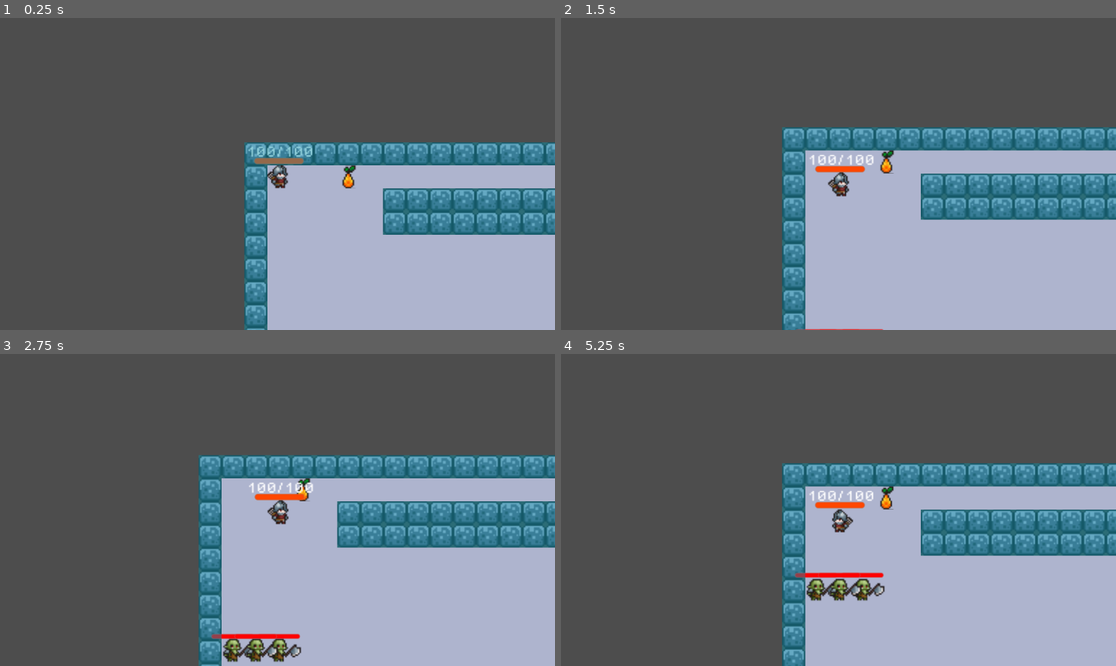
Above: before the commit, frames 1-4 (two rows, left to right).
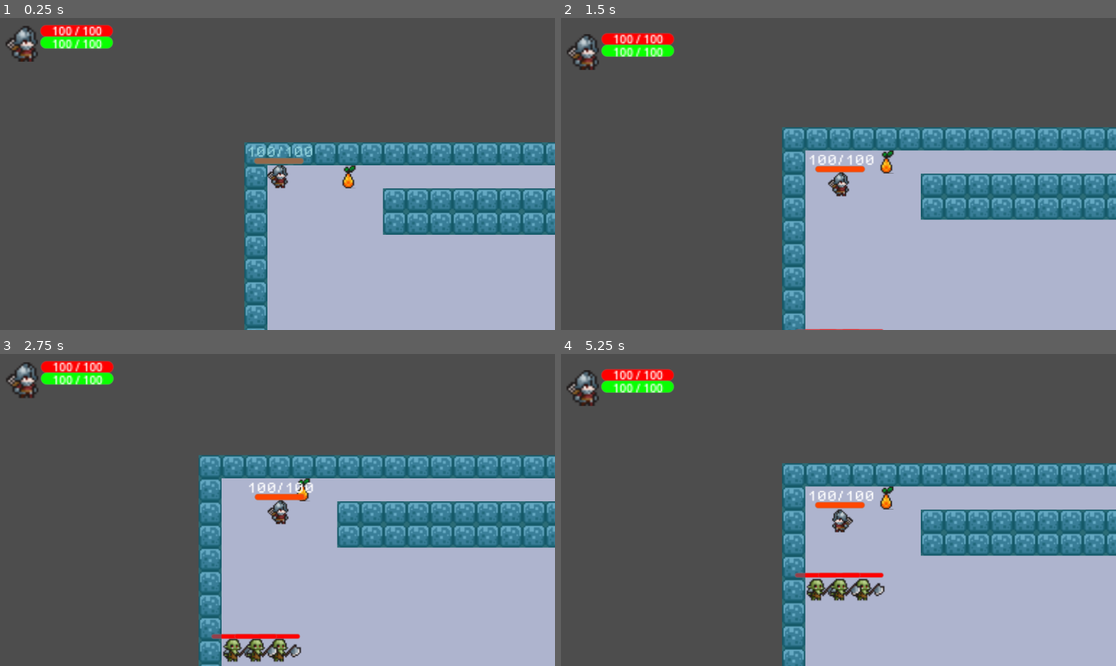
Above: after the commit, the same moments.

Repository: leon-chow/age-of-dungeons
Game: Godot game, scene res://game.tscn
Same seed, same stepped clock (60 frames per second), same inputs: the game is played once before the commit and once after it.
Inputs:
- Up to frame 1 (0.25 s): no input
- Up to frame 2 (1.5 s): hold Right (ui_right) 0.53-1.28 s; hold Down (ui_down) from 1.28 s (still down)
- Up to frame 3 (2.75 s): release Down (ui_down) at 2.03 s; hold Right (ui_right) from 2.03 s (still down)
- Up to frame 4 (5.25 s): release Right (ui_right) at 2.78 s; hold Up (ui_up) 2.78-3.53 s; hold Left (ui_left) 3.53-5.03 s; hold Down (ui_down) from 5.03 s (still down)

The runs differ from the first frame. In frame 1, 1.3% of the frame differs, in the area x 1-21%, y 2-15%; in frame 2, 1.4%; in frame 3, 1.3%; in frame 4, 1.4%, in the area x 1-21%, y 4-17%.

Commit message:
add basic ui components for health and energy

Diff:
--- a/characters/player/player.gd
+++ b/characters/player/player.gd
@@ -17,6 +17,7 @@
 
 var level: int = 1;
 var energy: int = 100;
+var maxEnergy: int = 100;
 var hp: int = 100;
 var maxHp: int = 100;
 var atk: int = 5;
@@ -96,6 +97,7 @@
 	def += 5;
 	matk += 5;
 	mdef += 5;
+	energy += 10;
 
 func pick_up_item(item):
 	inventory.append(item)
--- a/characters/player/player.tscn
+++ b/characters/player/player.tscn
@@ -223,7 +223,7 @@
 position = Vector2(0.375002, -0.374999)
 scale = Vector2(0.9525, 0.8725)
 sprite_frames = SubResource("SpriteFrames_e8vx0")
-animation = &"hurt"
+animation = &"idle"
 autoplay = "idle"
 
 [node name="CollisionShape2D" type="CollisionShape2D" parent="."]
--- a/game.tscn
+++ b/game.tscn
@@ -1,8 +1,9 @@
-[gd_scene load_steps=13 format=4 uid="uid://d4jatonc3k4uy"]
+[gd_scene load_steps=14 format=4 uid="uid://d4jatonc3k4uy"]
 
 [ext_resource type="Script" path="res://scripts/game_manager.gd" id="1_fnmkk"]
 [ext_resource type="Texture2D" uid="uid://dnx200bls5a54" path="res://assets/sprites/world_tileset.png" id="2_sevbt"]
 [ext_resource type="PackedScene" uid="uid://dinm3rpc53hyv" path="res://characters/player/player.tscn" id="3_oxrbs"]
+[ext_resource type="PackedScene" uid="uid://dmn301om2v7mg" path="res://ui/player_ui.tscn" id="4_07jf6"]
 [ext_resource type="PackedScene" uid="uid://bx8pwtucjpfxg" path="res://characters/enemies/enemy1.tscn" id="4_t8o4l"]
 [ext_resource type="PackedScene" uid="uid://cnlqtxa62fffr" path="res://items/item.tscn" id="5_4btdl"]
 
@@ -197,11 +198,18 @@
 [node name="Control" type="Control" parent="Player/Camera2D"]
 layout_mode = 3
 anchors_preset = 0
-offset_left = -191.0
-offset_top = -106.0
-offset_right = -151.0
-offset_bottom = -66.0
 tooltip_text = "Test "
+
+[node name="PlayerUI" parent="Player/Camera2D/Control" instance=ExtResource("4_07jf6")]
+z_index = 1
+layout_mode = 0
+anchors_preset = 0
+anchor_right = 0.0
+anchor_bottom = 0.0
+offset_left = -189.0
+offset_top = -103.0
+offset_right = -114.0
+offset_bottom = -93.0
 
 [node name="Enemies" type="Node" parent="."]
 
--- /dev/null
+++ b/ui/player_ui.gd
@@ -0,0 +1,24 @@
+extends GridContainer
+
+@onready var health_bar: ProgressBar = $VBoxContainer/HealthBar
+@onready var energy_bar: ProgressBar = $VBoxContainer/EnergyBar
+@onready var player: CharacterBody2D = $"../../.."
+@onready var hp_label: Label = $VBoxContainer/HealthBar/Label
+@onready var energy_label: Label = $VBoxContainer/EnergyBar/Label
+
+# Called when the node enters the scene tree for the first time.
+func _ready() -> void:
+	health_bar.value = player.hp;
+	health_bar.max_value = player.maxHp;
+	energy_bar.value = player.energy;
+	energy_bar.max_value = player.energy;
+	hp_label.text = "%d / %d" % [player.hp, player.maxHp]
+	energy_label.text = "%d / %d" % [player.energy, player.maxEnergy]
+
+
+# Called every frame. 'delta' is the elapsed time since the previous frame.
+func _process(delta: float) -> void:
+	health_bar.value = player.hp;
+	energy_bar.value = player.energy;
+	hp_label.text = "%d / %d" % [player.hp, player.maxHp]
+	energy_label.text = "%d / %d" % [player.energy, player.maxEnergy]
--- /dev/null
+++ b/ui/player_ui.tscn
@@ -0,0 +1,97 @@
+[gd_scene load_steps=9 format=3 uid="uid://dmn301om2v7mg"]
+
+[ext_resource type="Script" path="res://ui/player_ui.gd" id="1_oede6"]
+[ext_resource type="Texture2D" uid="uid://b46468lxi2iqm" path="res://assets/sprites/Soldier & Orc/Soldier & Orc/Characters(100x100)/Soldier/Soldier/Soldier.png" id="2_qo4a2"]
+
+[sub_resource type="StyleBoxFlat" id="StyleBoxFlat_8ve8w"]
+bg_color = Color(0.505344, 0.505344, 0.505344, 1)
+corner_radius_top_left = 10
+corner_radius_top_right = 10
+corner_radius_bottom_right = 10
+corner_radius_bottom_left = 10
+
+[sub_resource type="StyleBoxFlat" id="StyleBoxFlat_xmvgl"]
+bg_color = Color(1, 0, 0, 1)
+corner_radius_top_left = 10
+corner_radius_top_right = 10
+corner_radius_bottom_right = 10
+corner_radius_bottom_left = 10
+
+[sub_resource type="LabelSettings" id="LabelSettings_ead01"]
+font_size = 8
+
+[sub_resource type="StyleBoxFlat" id="StyleBoxFlat_uwgip"]
+corner_radius_top_left = 10
+corner_radius_top_right = 10
+corner_radius_bottom_right = 10
+corner_radius_bottom_left = 10
+
+[sub_resource type="StyleBoxFlat" id="StyleBoxFlat_i5bgn"]
+bg_color = Color(0.0352941, 1, 0, 1)
+corner_radius_top_left = 10
+corner_radius_top_right = 10
+corner_radius_bottom_right = 10
+corner_radius_bottom_left = 10
+
+[sub_resource type="LabelSettings" id="LabelSettings_dmj38"]
+font_size = 8
+
+[node name="PlayerUI" type="GridContainer"]
+anchors_preset = -1
+anchor_right = 0.117
+anchor_bottom = 0.069
+offset_right = -80.784
+offset_bottom = -30.712
+theme_override_constants/h_separation = 25
+columns = 2
+script = ExtResource("1_oede6")
+
+[node name="BoxContainer" type="BoxContainer" parent="."]
+layout_mode = 2
+
+[node name="Sprite2D" type="Sprite2D" parent="BoxContainer"]
+position = Vector2(12, 13)
+scale = Vector2(1.5, 1.38889)
+texture = ExtResource("2_qo4a2")
+region_enabled = true
+region_rect = Rect2(41, 39, 15, 18)
+
+[node name="VBoxContainer" type="VBoxContainer" parent="."]
+layout_mode = 2
+size_flags_horizontal = 3
+size_flags_vertical = 3
+theme_override_constants/separation = 0
+
+[node name="HealthBar" type="ProgressBar" parent="VBoxContainer"]
+custom_minimum_size = Vector2(50, 8)
+layout_mode = 2
+theme_override_styles/background = SubResource("StyleBoxFlat_8ve8w")
+theme_override_styles/fill = SubResource("StyleBoxFlat_xmvgl")
+value = 100.0
+show_percentage = false
+
+[node name="Label" type="Label" parent="VBoxContainer/HealthBar"]
+layout_mode = 0
+offset_left = 8.0
+offset_top = -2.0
+offset_right = 124.0
+offset_bottom = 21.0
+text = "120/120"
+label_settings = SubResource("LabelSettings_ead01")
+
+[node name="EnergyBar" type="ProgressBar" parent="VBoxContainer"]
+custom_minimum_size = Vector2(50, 8)
+layout_mode = 2
+theme_override_styles/background = SubResource("StyleBoxFlat_uwgip")
+theme_override_styles/fill = SubResource("StyleBoxFlat_i5bgn")
+value = 5.0
+show_percentage = false
+
+[node name="Label" type="Label" parent="VBoxContainer/EnergyBar"]
+layout_mode = 0
+offset_left = 8.0
+offset_top = -1.0
+offset_right = 48.0
+offset_bottom = 22.0
+text = "100/100"
+label_settings = SubResource("LabelSettings_dmj38")
